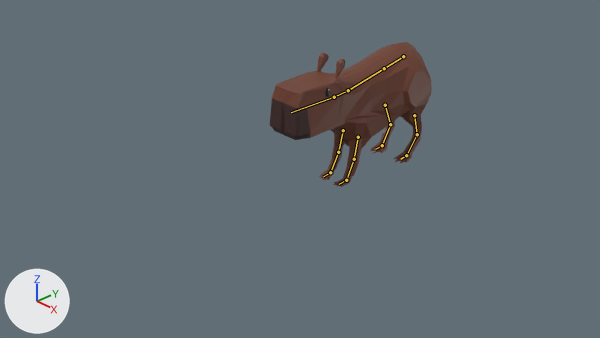
Two versions of the Blender file asset-sources/Capybara.blend, one commit apart.
Before and after are seen from the file's camera 'Camera'. The lights are fixed; the arrows at lower left show +X, +Y and +Z. The bones that bend it are drawn over the model as lines.
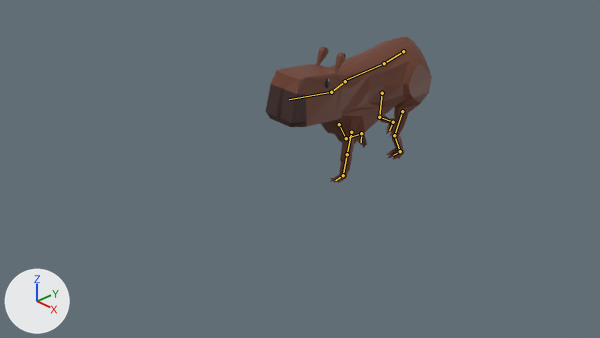
The newer file adds an action. The first version stands in its rest pose; the second is drawn at frame 15 of the action 'Running'.

The edits, one by one:
Bone 'Bone' (bone_bone) moves from (0.0, 0.0, 0.0) to (0.0, -0.01, -0.114).
Bone 'Bone.001' (bone_bone_001) turns from (0, 0, 0) to (-7, 0, 0) degrees about its own x, y and z.
Bone 'Bone.002' (bone_bone_002) moves from (0.0, 0.0, 0.0) to (0.0, 0.049, 0.029).
Bone 'Bone.002' (bone_bone_002) turns from (0, 0, 0) to (20, 0, 0) degrees about its own x, y and z.
Bone 'Bone.003' (bone_bone_003) turns from (0, 0, 0) to (-20, 0, 0) degrees about its own x, y and z.
Bone 'Arm.l' (bone_arm_l) moves from (0.0, 0.0, 0.0) to (0.002, 0.07, 0.028).
Bone 'Arm.l' (bone_arm_l) turns from (0, 0, 0) to (-5, 0, 0) degrees about its own x, y and z.
Bone 'arm2.l' (bone_arm2_l) turns from (0, 0, 0) to (-18, 0, 0) degrees about its own x, y and z.
Bone 'feet.l' (bone_feet_l) turns from (0, 0, 0) to (11, 0, 0) degrees about its own x, y and z.
Bone 'Arm.r' (bone_arm_r) moves from (0.0, 0.0, 0.0) to (-0.001, 0.04, -0.04).
Bone 'Arm.r' (bone_arm_r) turns from (0, 0, 0) to (-51, -2, 0) degrees about its own x, y and z.
Bone 'arm2.r' (bone_arm2_r) turns from (0, 0, 0) to (-69, 0, 0) degrees about its own x, y and z.
Bone 'feet.r' (bone_feet_r) turns from (0, 0, 0) to (30, 0, 0) degrees about its own x, y and z.
Bone 'barm.l' (bone_barm_l) moves from (0.0, 0.0, 0.0) to (0.323, -0.225, -0.016).
Bone 'barm.l' (bone_barm_l) turns from (0, 0, 0) to (-1, 2, -36) degrees about its own x, y and z.
Bone 'barm2.l' (bone_barm2_l) turns from (0, 0, 0) to (-3, -2, 95) degrees about its own x, y and z.
Bone 'bfeet.l' (bone_bfeet_l) turns from (0, 0, 0) to (0, 0, -58) degrees about its own x, y and z.
Bone 'barm.r' (bone_barm_r) moves from (0.0, 0.0, 0.0) to (0.037, -0.225, 0.014).
Bone 'barm.r' (bone_barm_r) turns from (0, 0, 0) to (0, -2, -28) degrees about its own x, y and z.
Bone 'barm2.r' (bone_barm2_r) turns from (0, 0, 0) to (4, 2, 122) degrees about its own x, y and z.
Bone 'bfeet.r' (bone_bfeet_r) turns from (0, 0, 0) to (0, 0, -42) degrees about its own x, y and z.

Pixel boxes [x1, y1, x2, y2] of what changed, in the pictures (600 x 338 px):
'Cube', posed: before [270, 42, 432, 187]; after [265, 37, 432, 183]
bone 'Bone', root to tip: before (403, 56) to (384, 68); after (403, 51) to (384, 63)
bone 'Bone.001', root to tip: before (384, 68) to (348, 90); after (384, 63) to (347, 79)
bone 'Bone.002', root to tip: before (348, 90) to (334, 97); after (345, 81) to (331, 92)
bone 'Bone.003', root to tip: before (334, 97) to (291, 112); after (331, 92) to (289, 99)
bone 'Arm.l', root to tip: before (358, 137) to (354, 159); after (351, 132) to (347, 154)
bone 'arm2.l', root to tip: before (354, 159) to (346, 180); after (347, 154) to (343, 175)
bone 'feet.l', root to tip: before (346, 180) to (339, 184); after (343, 175) to (335, 180)
bone 'Arm.r', root to tip: before (343, 130) to (338, 152); after (339, 124) to (346, 138)
bone 'arm2.r', root to tip: before (338, 152) to (330, 172); after (346, 138) to (361, 133)
bone 'feet.r', root to tip: before (330, 172) to (323, 176); after (361, 133) to (361, 142)
bone 'barm.l', root to tip: before (414, 115) to (417, 134); after (402, 111) to (394, 135)
bone 'barm2.l', root to tip: before (417, 134) to (406, 155); after (394, 135) to (400, 151)
bone 'bfeet.l', root to tip: before (406, 155) to (400, 159); after (400, 151) to (393, 155)
bone 'barm.r', root to tip: before (385, 105) to (390, 124); after (382, 93) to (379, 117)
bone 'barm2.r', root to tip: before (390, 124) to (382, 145); after (379, 117) to (393, 122)
bone 'bfeet.r', root to tip: before (382, 145) to (375, 149); after (393, 122) to (389, 130)
